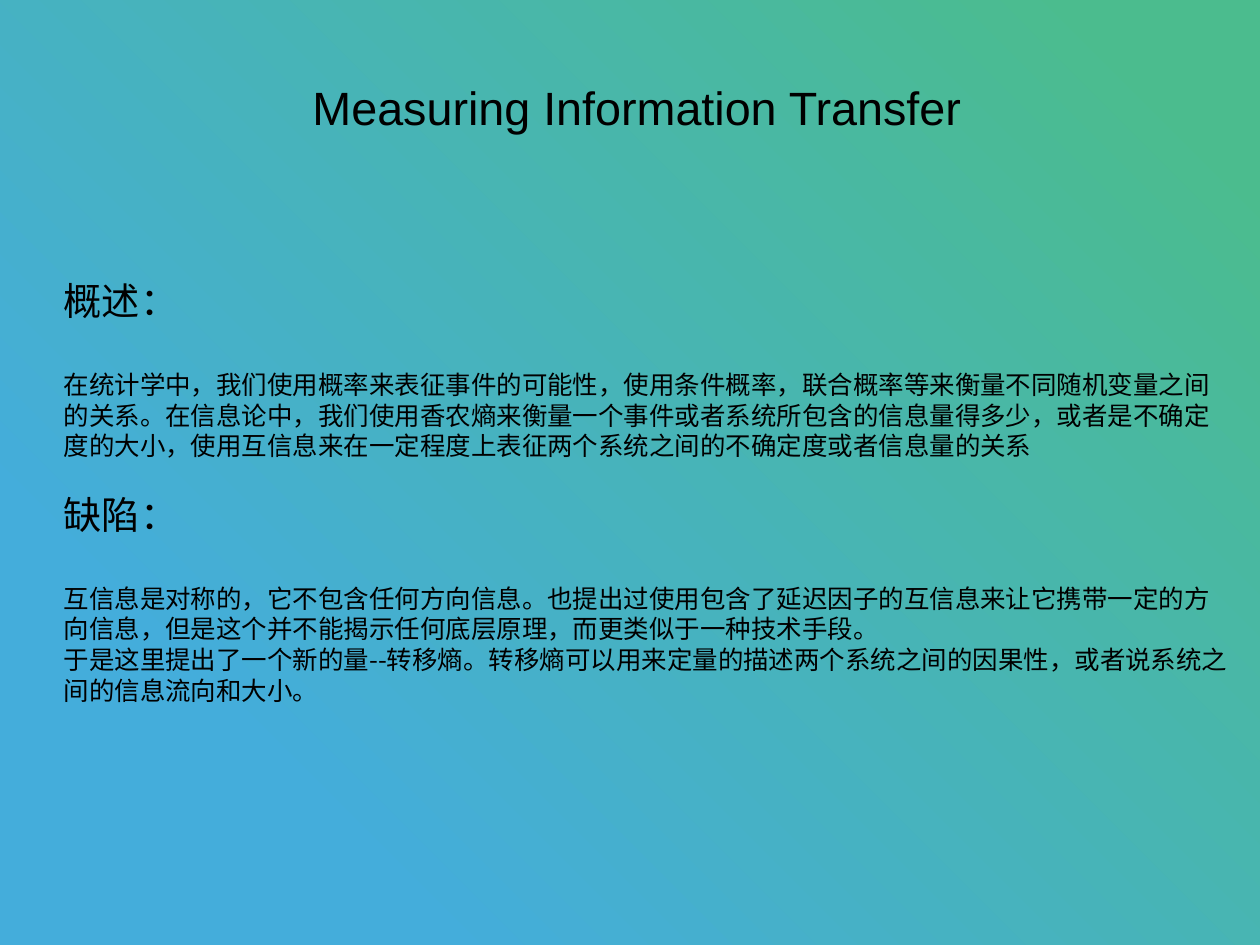
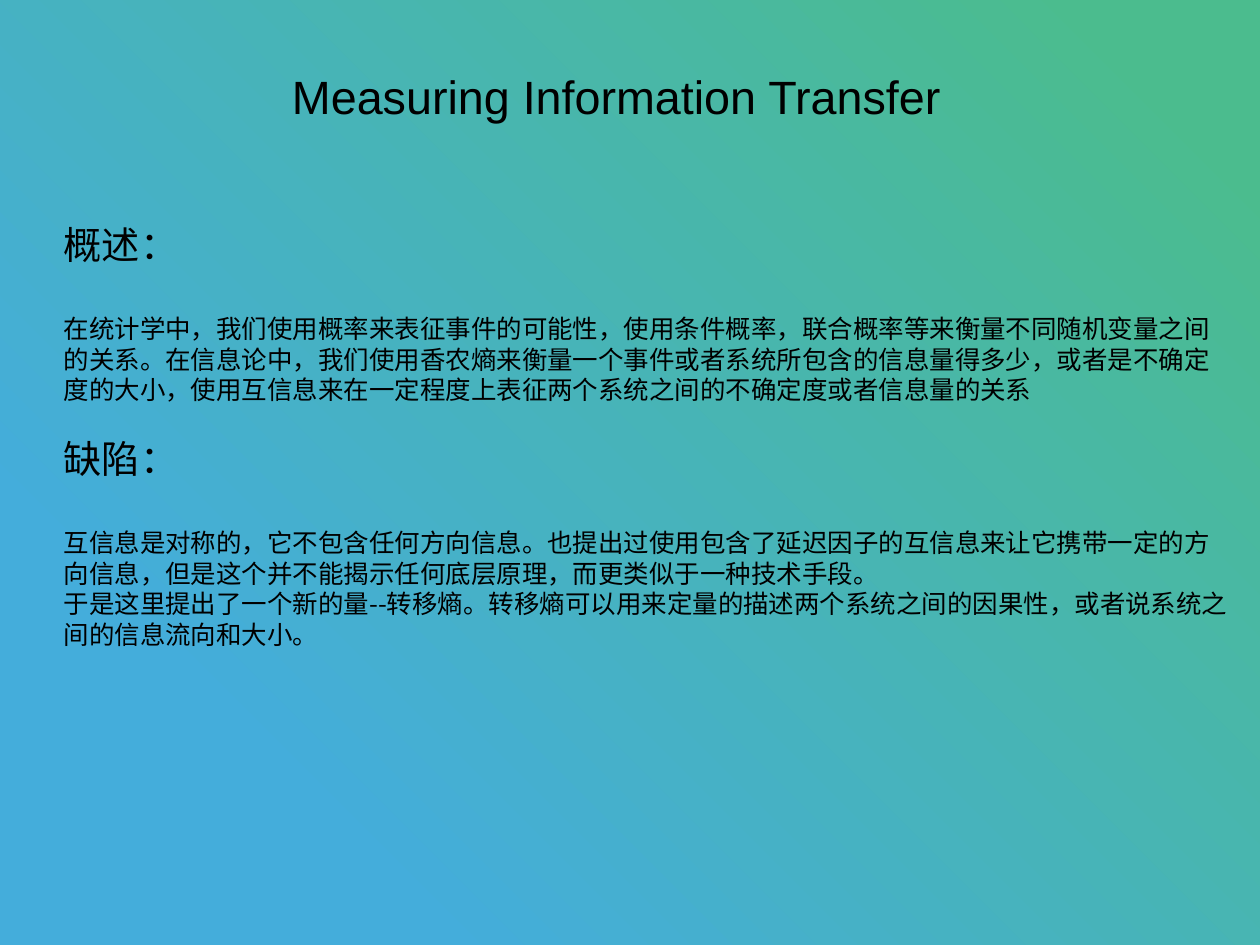
Before and after one commit to stan12138/daily, a slide deck: slide 2 of 转移熵.pptx. Drawn at 1260x945 pixels with LibreOffice and Linux fonts; fonts in the diff are those of the drawing. Boxes give left, top, right and bottom in pixels: in the first picture for what was removed or moved away, otherwise in the second. Text is boxed around its words. In the diff, an @@ line names an element or a change of style, - is before the commit and + after.

```diff
--- a/转移熵.pptx
+++ b/转移熵.pptx
@@ text "Measuring Information Transfer": place and size @@
-text "Measuring Information Transfer" at (312, 91, 961, 134)
+text "Measuring Information Transfer" at (292, 80, 940, 123)
@@ text "概述：": place and size @@
-text "概述：" at (64, 283, 1228, 702)
+text "概述：" at (64, 227, 1228, 646)
```
Also in this commit, not shown: 7 other slides changed, 1 slide added, 5 slides removed, 2 other files.
